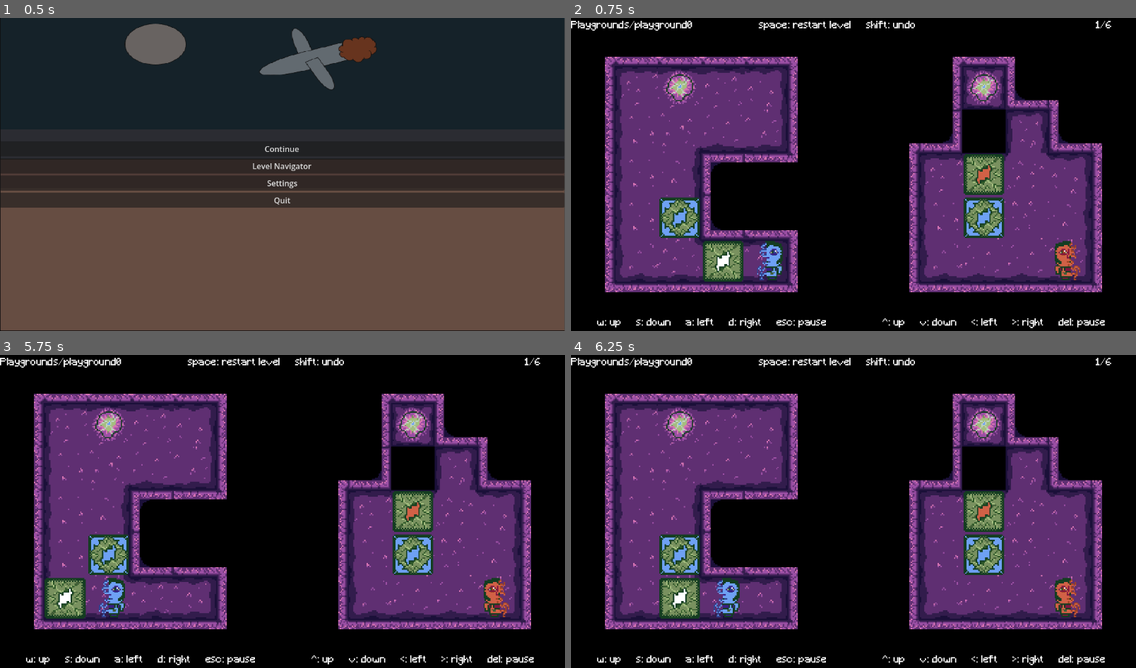
Above: before the commit, frames 1-4 (two rows, left to right).
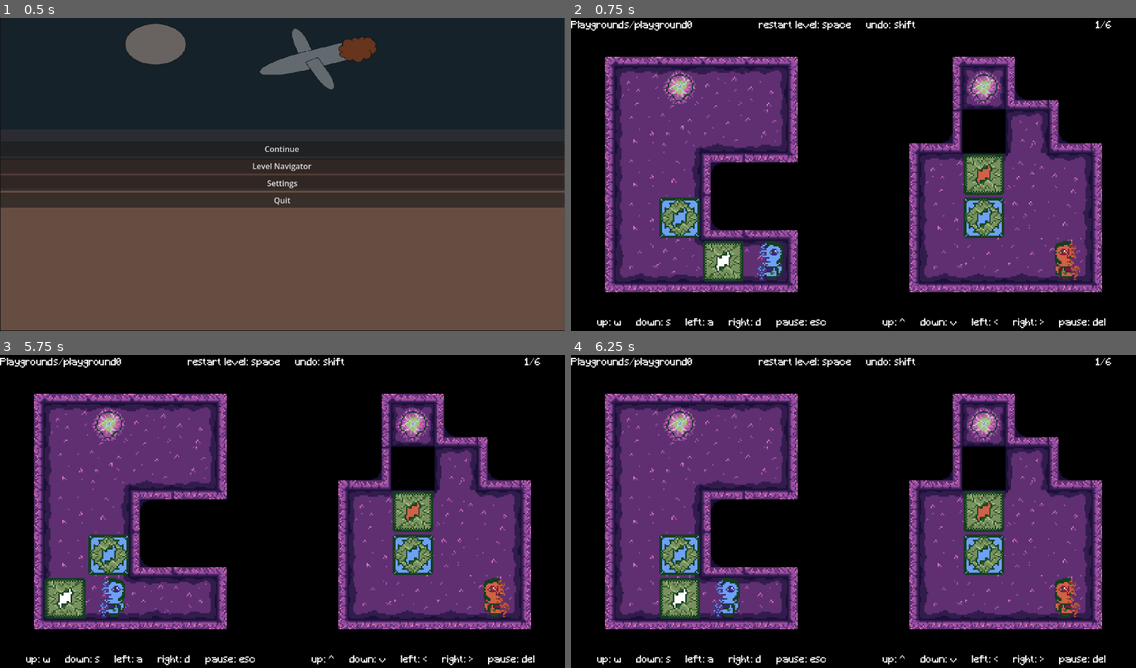
Above: after the commit, the same moments.

Repository: whitsettbe/kcol-f26-gamedevproj-cb
Game: Godot game, scene res://UI/scenes/main_menu.tscn
Two runs of this game, one before a commit and one after it. Both use one fixed random seed, a clock stepped at 60 frames per second and the inputs below.
Inputs:
- Up to frame 1 (0.5 s): no input
- Up to frame 2 (0.75 s): click "Continue" at 0.5 s
- Up to frame 3 (5.75 s): tap Enter at 1.25 s; hold D (L_right) 1.28-2.03 s; tap Shift (undo) every 0.75 s from 1.35 to 5.1 s; tap Space (restart) at 2, 2.75, 3.5, 4.25, 4.9, 5 s; hold S (L_down) 2.03-2.78 s; hold D (L_right) 2.78-3.53 s; hold W (L_up) 3.53-4.28 s; hold A (L_left) from 4.28 s (still down)
- Up to frame 4 (6.25 s): release A (L_left) at 5.78 s; hold S (L_down) from 5.78 s (still down); tap Shift (undo) at 5.85 s

Frame 1 is identical in both runs. In frame 2, 1.4% of the frame differs, in the area x 4-95%, y 0-100%; in frame 3, 1.4%; in frame 4, 1.4%.

Commit message:
Fix level index error.

Diff:
--- a/TornAsunder/UI/scenes/hud.tscn
+++ b/TornAsunder/UI/scenes/hud.tscn
@@ -16,7 +16,7 @@
 offset_bottom = 624.0
 theme_override_fonts/font = ExtResource("1_ahhtf")
 theme_override_font_sizes/font_size = 20
-text = "w: up     s: down     a: left     d: right     esc: pause"
+text = "up: w     down: s     left: a     right: d     pause: esc"
 horizontal_alignment = 1
 vertical_alignment = 1
 metadata/_edit_use_anchors_ = true
@@ -28,7 +28,7 @@
 offset_bottom = 656.0
 theme_override_fonts/font = ExtResource("1_ahhtf")
 theme_override_font_sizes/font_size = 20
-text = "^: up     v: down     <: left     >: right     del: pause"
+text = "up: ^     down: v     left: <     right: >     pause: del"
 horizontal_alignment = 1
 vertical_alignment = 1
 
@@ -39,7 +39,7 @@
 offset_bottom = 48.0
 theme_override_fonts/font = ExtResource("1_ahhtf")
 theme_override_font_sizes/font_size = 20
-text = "space: restart level     shift: undo"
+text = "restart level: space     undo: shift"
 horizontal_alignment = 1
 vertical_alignment = 1
 
--- a/TornAsunder/UI/scripts/hud.gd
+++ b/TornAsunder/UI/scripts/hud.gd
@@ -9,4 +9,5 @@
 # Called every frame. 'delta' is the elapsed time since the previous frame.
 func _process(delta: float) -> void:
 	get_child(3).text = str(Globals.level_idx + 1) + "/" + str(len(Globals.level_paths))
-	get_child(4).text = Globals.level_paths[Globals.level_idx].replace("res://levels/", "").replace(".tscn", "")
+	if(Globals.level_idx >= 0 and Globals.level_idx < len(Globals.level_paths)):
+		get_child(4).text = Globals.level_paths[Globals.level_idx].replace("res://levels/", "").replace(".tscn", "")
